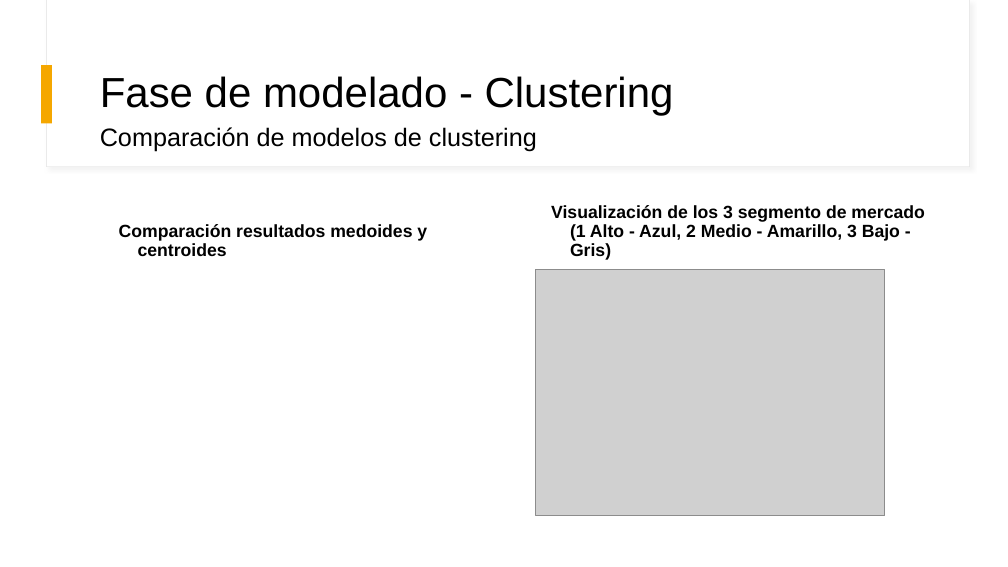
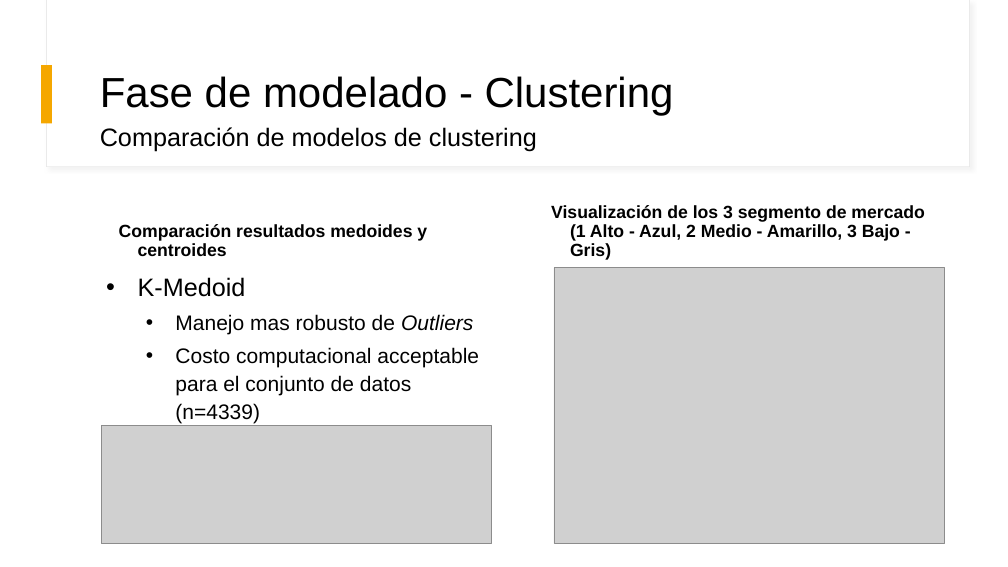
Before and after one commit to joaguilar/CienciasDeDatos, a slide deck: slide 12 of 05_Mineria_De_Datos/ProyectoFinal/Proyecto Mineria de Datos.pptx. Drawn at 1008x567 pixels with LibreOffice and Linux fonts; fonts in the diff are those of the drawing; grey boxes stand for pictures. Boxes give left, top, right and bottom in pixels: in the first picture for what was removed or moved away, otherwise in the second. Text is boxed around its words. In the diff, an @@ line names an element or a change of style, - is before the commit and + after.

```diff
--- a/05_Mineria_De_Datos/ProyectoFinal/Proyecto Mineria de Datos.pptx
+++ b/05_Mineria_De_Datos/ProyectoFinal/Proyecto Mineria de Datos.pptx
@@ picture: place and size @@
-picture at <box>536,269,885,516</box>
+picture at <box>554,268,944,544</box>
@@ text added at <box>138,277,479,423</box>, 20 pt, text #000000 @@
+• K-Medoid
+  • Manejo mas robusto de Outliers
+  • Costo computacional acceptable para el conjunto de datos (n=4339)
@@ picture added at <box>101,426,492,544</box> @@
```
Also in this commit, not shown: 6 other slides changed, 1 slide added, 1 slide removed, 5 other files.
